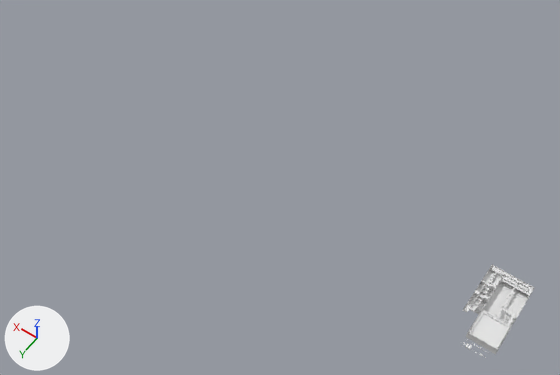
One commit to the Blender file Level Design/Masked.blend: the scene before it, then after it.
Before and after are seen from a camera (50 mm lens) standing at (-56.0, 528.0, 905.0) and looking at (365.0, -61.0, -20.0). The lights are fixed; the arrows at lower left show +X, +Y and +Z. The picture after the commit comes second.

In view in the first picture: 'Level', 'Paredes'.
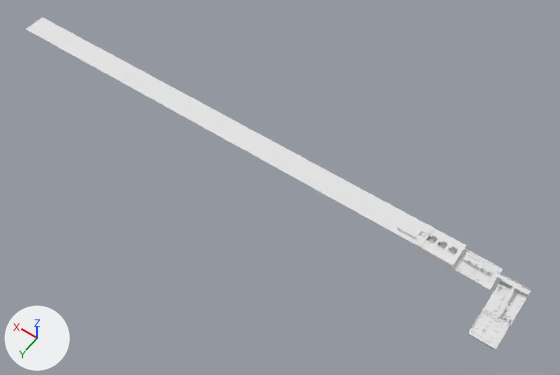
Where the newer file only moved an object's origin or applied its transform, the numbers keep the older frame.

Changed parts and their boxes (x1, y1, x2, y2) in the pictures (560 x 375 px; the box of a moved part takes in the faces that stretch with it):
'Plane.002', shown
    after: (26, 17, 531, 351)
'Level', hidden
    before: (468, 266, 534, 351)
'Paredes', hidden
    before: (462, 264, 535, 355)
'Esteira.001', no longer drawn
    before: (503, 288, 515, 306)
'Plataformas', no longer drawn
    before: (489, 273, 496, 284)
'Esteira', no longer drawn
    before: (497, 307, 503, 316)
part 1 of me_plane_004, moved or reshaped (not visible afterwards)
    before: (502, 274, 529, 292)
part 2 of me_plane_004, moved or reshaped (not visible afterwards)
    before: (468, 269, 502, 310)
part 3 of me_plane_004, deleted
    before: (471, 266, 534, 322)
part 4 of me_plane_004, deleted
    before: (468, 281, 531, 351)

Edits to the bpy script that builds the scene:
```text
Change me_plane_004:
    used by ob_level; location = (0.0, 0.0, 0.0)
    remove me_plane_004.from_pydata(...)  # 1262 vertices, 1142 faces; spans x -22.3..40.0, y -101.6..10.7, z -1.5..10.0
    add me_plane_004.from_pydata(...)  # 1227 vertices, 1141 faces; spans x -28.3..34.0, y -44.5..67.8, z -6.8..4.7
    me_plane_004 part 1: the loose piece of 40 vertices spanning x -16.6..20.0, y -97.1..-90.7, z 7.1..10.0 is moved by (-6.0, 57.1, -5.4)
    me_plane_004 part 2: the loose piece of 4 vertices spanning x 20.0..40.0, y -101.6..-28.5, z 2.0 is moved by (-6.0, 57.1, -5.4)
    me_plane_004 part 3: 18 loose pieces with 542 vertices, spanning x -21.9..40.0, y -101.6..-28.5, z -1.5..10.0, are deleted
    me_plane_004 part 4: 420 vertices removed from x -22.3..20.0, y -101.6..10.7, z -1.5..10.0
    other edits to the shape of me_plane_004 do not show in these pictures
Change ob_plane_002:
    remove ob_plane_002.hide_set(True)
Change ob_level:
    ob_level.location: (0.0, 0.0, 0.0) -> (6.0, -57.0, 5.0)
    add ob_level.hide_set(True)  # its collection is switched off
Change ob_paredes:
    add ob_paredes.matrix_parent_inverse = Matrix(((1.0, 0.0, 0.0, -5.982), (0.0, 1.0, 0.0, 57.09), (0.0, 0.0, 1.0, -5.386), (0.0, 0.0, 0.0, 1.0)))
    add ob_paredes.hide_set(True)
```
